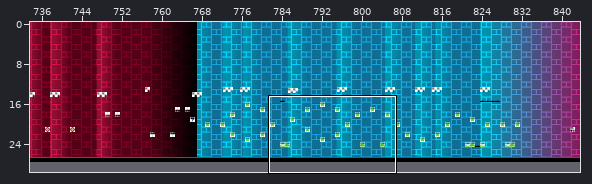
One commit to this Tiled map: levels/chr_data/tmx/xstep.tmx. The first picture is a wide view before the edit; the outline marks the close-up.
Close-up. Old version:
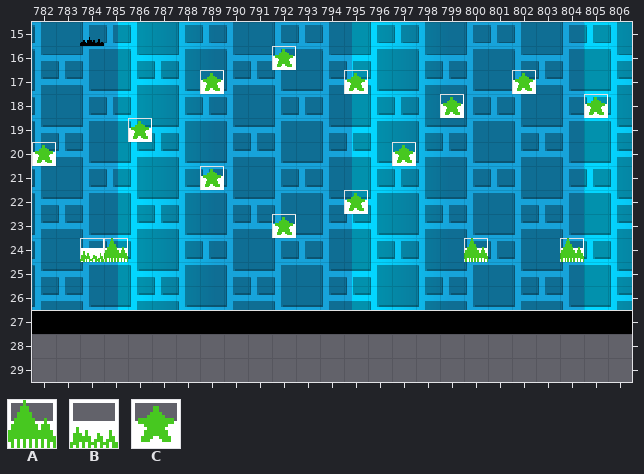
Cells are 16x16 px. Shown: x 782..806, y 15..29. The commit also changed other parts of the map, which this record leaves out. Not drawn, because the pictures are missing: unchanged layer "Layer 2".
Key: from "sprites": A 46 "Decoration 46", B 48 "Decoration 48", C 54 "Decoration 54".
Objects are placed by their top-left corner, in cells (3,4 is the top-left corner of cell 3,4); size is 1x1 cell unless given.
Layers that did not change in this view are not listed.
Objects on layer "SP" before:
C "Decoration 54" at 792,16
C "Decoration 54" at 789,17
C "Decoration 54" at 795,17
C "Decoration 54" at 802,17
C "Decoration 54" at 799,18
C "Decoration 54" at 805,18
C "Decoration 54" at 786,19
C "Decoration 54" at 782,20
C "Decoration 54" at 797,20
C "Decoration 54" at 789,21
C "Decoration 54" at 795,22
C "Decoration 54" at 792,23
B "Decoration 48" at 784,24
A "Decoration 46" at 785,24
A "Decoration 46" at 800,24
A "Decoration 46" at 804,24
After:
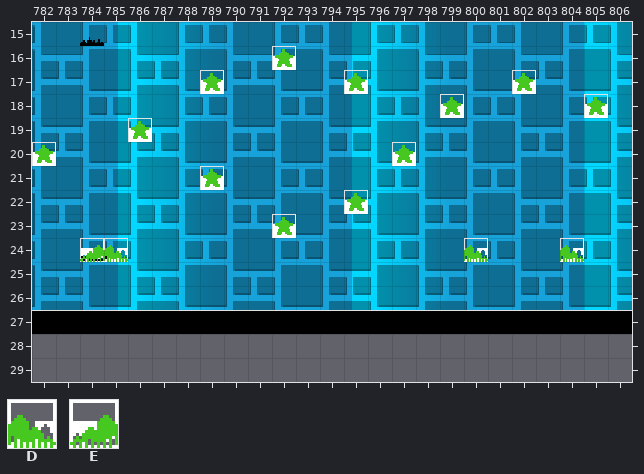
Further tiles: from "sprites": D 67 "Decoration 46, cloud", E 69 "Decoration 48, cloud".
Difference:
Layer "SP":
changed: B "Decoration 48" at 784,24 -> E "Decoration 48, cloud" at 784,24
changed: A "Decoration 46" at 785,24 -> D "Decoration 46, cloud" at 785,24
changed: A "Decoration 46" at 800,24 -> D "Decoration 46, cloud" at 800,24
changed: A "Decoration 46" at 804,24 -> D "Decoration 46, cloud" at 804,24
